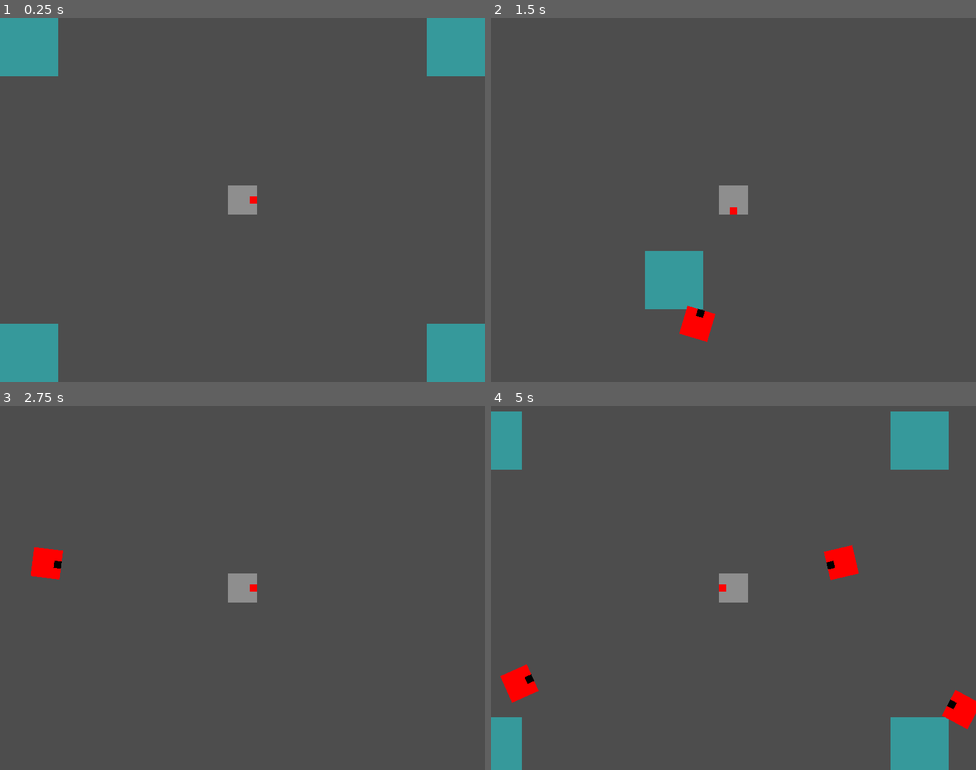
Above: before the commit, frames 1-4 (two rows, left to right).
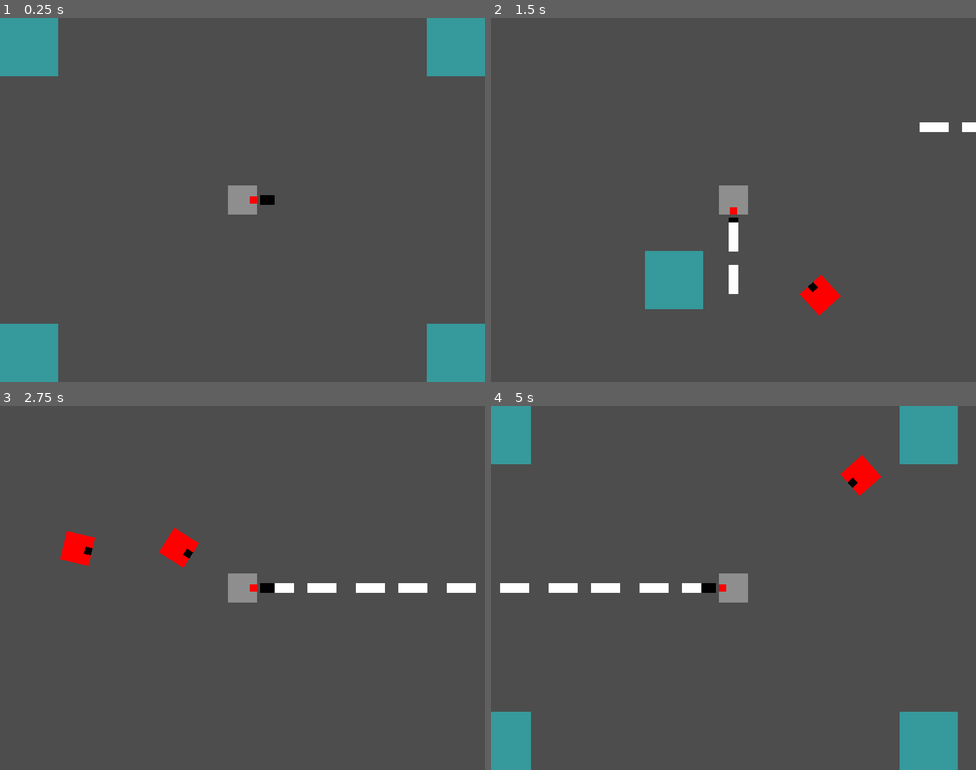
Above: after the commit, the same moments.

Repository: ToastedBrains/overloaded
Game: Godot game, scene res://src/levels/level_base/level_base.tscn
Same seed, same stepped clock (60 frames per second), same inputs: the game is played once before the commit and once after it.
Inputs:
- Up to frame 1 (0.25 s): no input
- Up to frame 2 (1.5 s): tap Enter at 0.5 s; hold Right (ui_right) 0.53-1.28 s; hold Down (ui_down) from 1.28 s (still down)
- Up to frame 3 (2.75 s): release Down (ui_down) at 2.03 s; hold Right (ui_right) from 2.03 s (still down)
- Up to frame 4 (5 s): release Right (ui_right) at 2.78 s; hold Up (ui_up) 2.78-3.53 s; hold Left (ui_left) from 3.53 s (still down)

The runs differ from the first frame. In frame 1, less than 0.1% of the frame differs, in the area x 53-57%, y 48-52%; in frame 2, 1.5%; in frame 3, 2.3%; in frame 4, 5.2%, in the area x 0-100%, y 0-100%.
Error in both runs: Invalid access to property or key 'source' on a base object of type 'Array'. (res://src/global/debug.gd:11)

Commit message:
Gun & bullets, ennemys can be taken down.

Diff:
--- a/src/ennemies/ennemy/ennemy.gd
+++ b/src/ennemies/ennemy/ennemy.gd
@@ -1,14 +1,18 @@
 extends CharacterBody2D
 
-var hitpoints = 3
+var life = 3
 var speed = 200.0
 var target : Node2D
 
-#func _init(player):
-	#target = player
 
 func _process(delta):
 	var direction = global_position.direction_to(target.position)
 	velocity = direction * speed
 	look_at(target.global_position)
 	move_and_slide()
+
+
+func take_damage():
+	life -= 1
+	if life <= 0:
+		queue_free()
--- a/src/levels/level_base/level_base.tscn
+++ b/src/levels/level_base/level_base.tscn
@@ -1,8 +1,9 @@
-[gd_scene load_steps=5 format=3 uid="uid://blvmw1aet6bb6"]
+[gd_scene load_steps=6 format=3 uid="uid://blvmw1aet6bb6"]
 
 [ext_resource type="PackedScene" uid="uid://v8dorecia6mh" path="res://src/player/player.tscn" id="1_nja47"]
 [ext_resource type="Script" path="res://src/levels/level_base/level_base.gd" id="1_qig2g"]
 [ext_resource type="PackedScene" uid="uid://b75yb01fpbood" path="res://src/levels/obstables/wall.tscn" id="3_u1j8h"]
+[ext_resource type="PackedScene" uid="uid://bdtmi60lcun7r" path="res://src/weapons/bullet/gun.tscn" id="3_vwajk"]
 
 [sub_resource type="Curve2D" id="Curve2D_s2wf1"]
 _data = {
@@ -19,10 +20,14 @@
 
 [node name="Camera2D" type="Camera2D" parent="Player"]
 
-[node name="Path2D" type="Path2D" parent="."]
+[node name="Gun" parent="Player" instance=ExtResource("3_vwajk")]
+position = Vector2(37, 0)
+
+[node name="Path2D" type="Path2D" parent="Player"]
+position = Vector2(-400, -300)
 curve = SubResource("Curve2D_s2wf1")
 
-[node name="PathFollow2D" type="PathFollow2D" parent="Path2D"]
+[node name="PathFollow2D" type="PathFollow2D" parent="Player/Path2D"]
 unique_name_in_owner = true
 position = Vector2(-64, -64)
 
--- a/src/player/player.gd
+++ b/src/player/player.gd
@@ -5,6 +5,6 @@
 func _physics_process(delta):
 	var direction = Input.get_vector("ui_left", "ui_right", "ui_up", "ui_down")
 	velocity = direction * SPEED
-	Debug.print(direction)
+	#Debug.print(direction)
 	look_at(global_position + direction)
 	move_and_slide()
--- /dev/null
+++ b/src/weapons/bullet/bullet.gd
@@ -0,0 +1,18 @@
+extends Area2D
+
+const SPEED = 1200.0
+var distance = 0
+
+func _process(delta):
+	var direction = Vector2.from_angle(global_rotation)
+	position += direction * SPEED * delta
+	distance += SPEED * delta
+	if distance > 1000:
+		queue_free()
+
+
+
+func _on_body_entered(body):
+	if body.has_method("take_damage"):
+		queue_free()
+		body.take_damage()
--- /dev/null
+++ b/src/weapons/bullet/bullet.tscn
@@ -0,0 +1,22 @@
+[gd_scene load_steps=3 format=3 uid="uid://btglwb7wja3xx"]
+
+[ext_resource type="Script" path="res://src/weapons/bullet/bullet.gd" id="1_cppfj"]
+
+[sub_resource type="RectangleShape2D" id="RectangleShape2D_3majc"]
+size = Vector2(64, 32)
+
+[node name="Bullet" type="Area2D"]
+top_level = true
+script = ExtResource("1_cppfj")
+
+[node name="ColorRect" type="ColorRect" parent="."]
+offset_left = -16.0
+offset_top = -8.0
+offset_right = 32.0
+offset_bottom = 8.0
+
+[node name="CollisionShape2D" type="CollisionShape2D" parent="."]
+position = Vector2(8, 0)
+shape = SubResource("RectangleShape2D_3majc")
+
+[connection signal="body_entered" from="." to="." method="_on_body_entered"]
--- /dev/null
+++ b/src/weapons/bullet/gun.gd
@@ -0,0 +1,28 @@
+extends Area2D
+
+var ROF = 8.0 # bullets / second
+const BULLET = preload("res://src/weapons/bullet/bullet.tscn")
+
+
+func _ready():
+	Debug.print(%ShootTimer.wait_time)
+	%ShootTimer.wait_time = 1 / ROF
+	Debug.print(%ShootTimer.wait_time)
+
+func _physics_process(delta):
+	var ennemis_in_range : Array[Node2D] = get_overlapping_bodies()
+	if ennemis_in_range.size() > 0:
+		#Debug.print("Ennemy!")
+		var target = ennemis_in_range.front()
+		#look_at(target.global_position)
+
+
+func shoot():
+	var new_bullet = BULLET.instantiate()
+	new_bullet.global_position = %Cannon.global_position
+	new_bullet.global_rotation = %Cannon.global_rotation
+	%Cannon.add_child(new_bullet)
+
+
+func _on_shoot_timer_timeout():
+	shoot()
--- /dev/null
+++ b/src/weapons/bullet/gun.tscn
@@ -0,0 +1,37 @@
+[gd_scene load_steps=3 format=3 uid="uid://bdtmi60lcun7r"]
+
+[ext_resource type="Script" path="res://src/weapons/bullet/gun.gd" id="1_ctd5e"]
+
+[sub_resource type="RectangleShape2D" id="RectangleShape2D_muyqo"]
+size = Vector2(816, 128)
+
+[node name="Gun" type="Area2D"]
+script = ExtResource("1_ctd5e")
+
+[node name="ColorRect" type="ColorRect" parent="."]
+anchors_preset = 8
+anchor_left = 0.5
+anchor_top = 0.5
+anchor_right = 0.5
+anchor_bottom = 0.5
+offset_left = -8.0
+offset_top = -8.0
+offset_right = 16.0
+offset_bottom = 8.0
+grow_horizontal = 2
+grow_vertical = 2
+color = Color(0, 0, 0, 1)
+
+[node name="CollisionShape2D" type="CollisionShape2D" parent="."]
+position = Vector2(424, 0)
+shape = SubResource("RectangleShape2D_muyqo")
+
+[node name="ShootTimer" type="Timer" parent="."]
+unique_name_in_owner = true
+autostart = true
+
+[node name="Cannon" type="Marker2D" parent="."]
+unique_name_in_owner = true
+position = Vector2(16, 0)
+
+[connection signal="timeout" from="ShootTimer" to="." method="_on_shoot_timer_timeout"]
